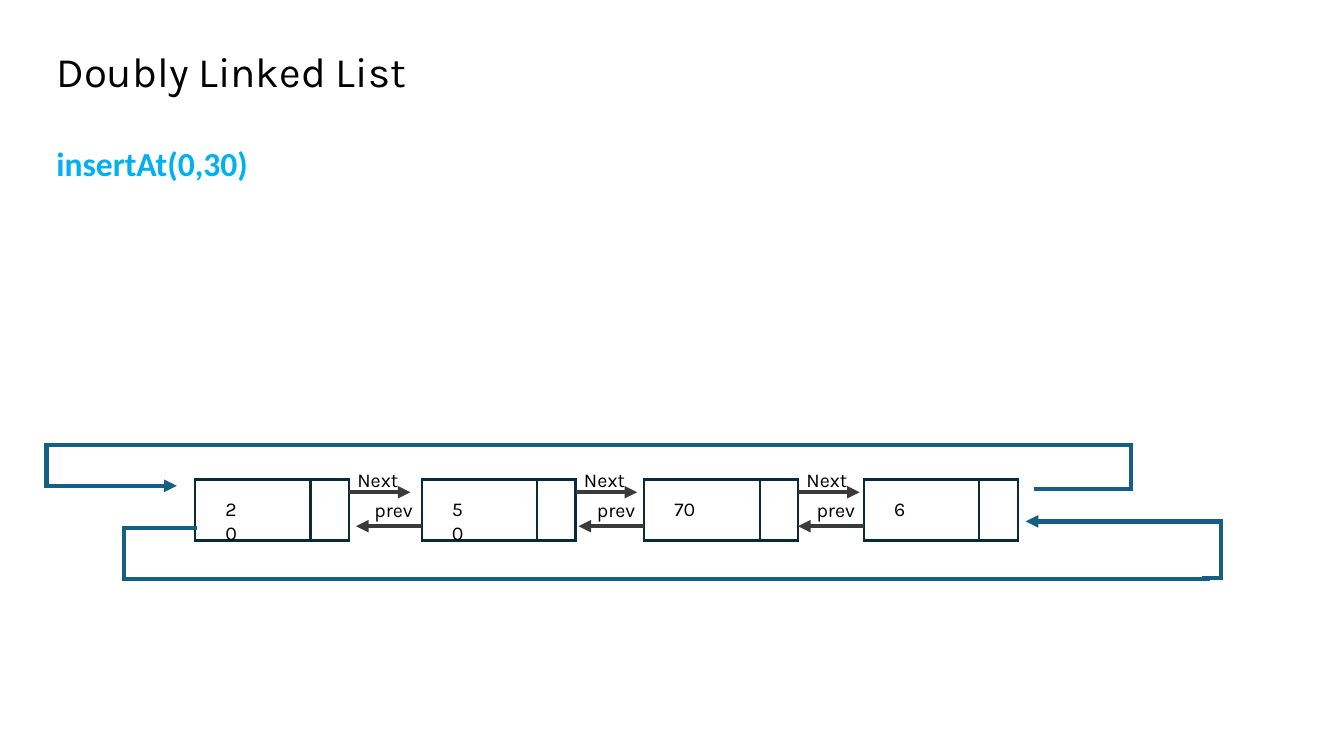
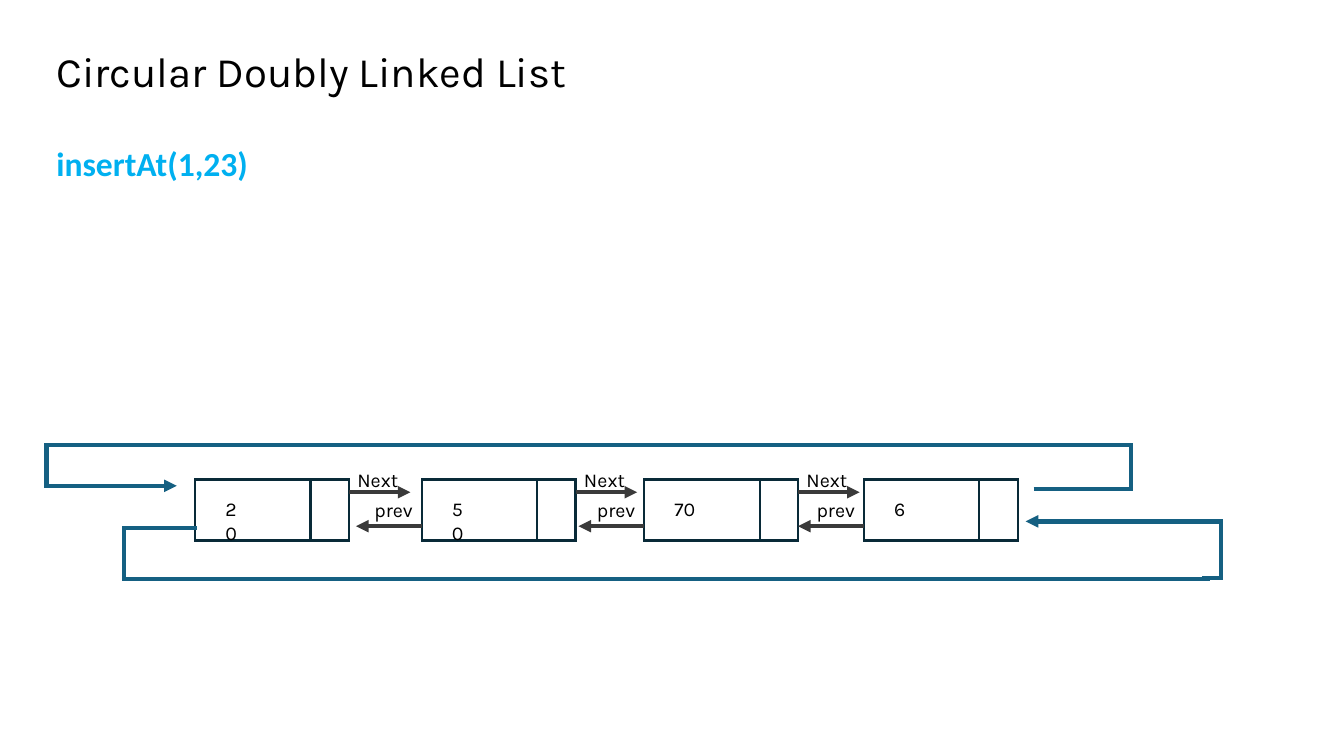
Before and after one commit to hossames/Ds-Course-Matrials, a slide deck: slide 41 of LinkedList/linked list week.pptx (slide 44 before the commit). Drawn at 1344x756 pixels with LibreOffice and Linux fonts; fonts in the diff are those of the drawing. Boxes give left, top, right and bottom in pixels: in the first picture for what was removed or moved away, otherwise in the second. Text is boxed around its words. In the diff, an @@ line names an element or a change of style, - is before the commit and + after.

```diff
--- a/LinkedList/linked list week.pptx
+++ b/LinkedList/linked list week.pptx
@@ text at [56,58,566,98]: text changed @@
-Doubly Linked List
+Circular Doubly Linked List
@@ text at [56,151,248,181]: text changed @@
-insertAt(0,30)
+insertAt(1,23)
```
Also in this commit, not shown: 5 other slides changed, 3 slides removed.
